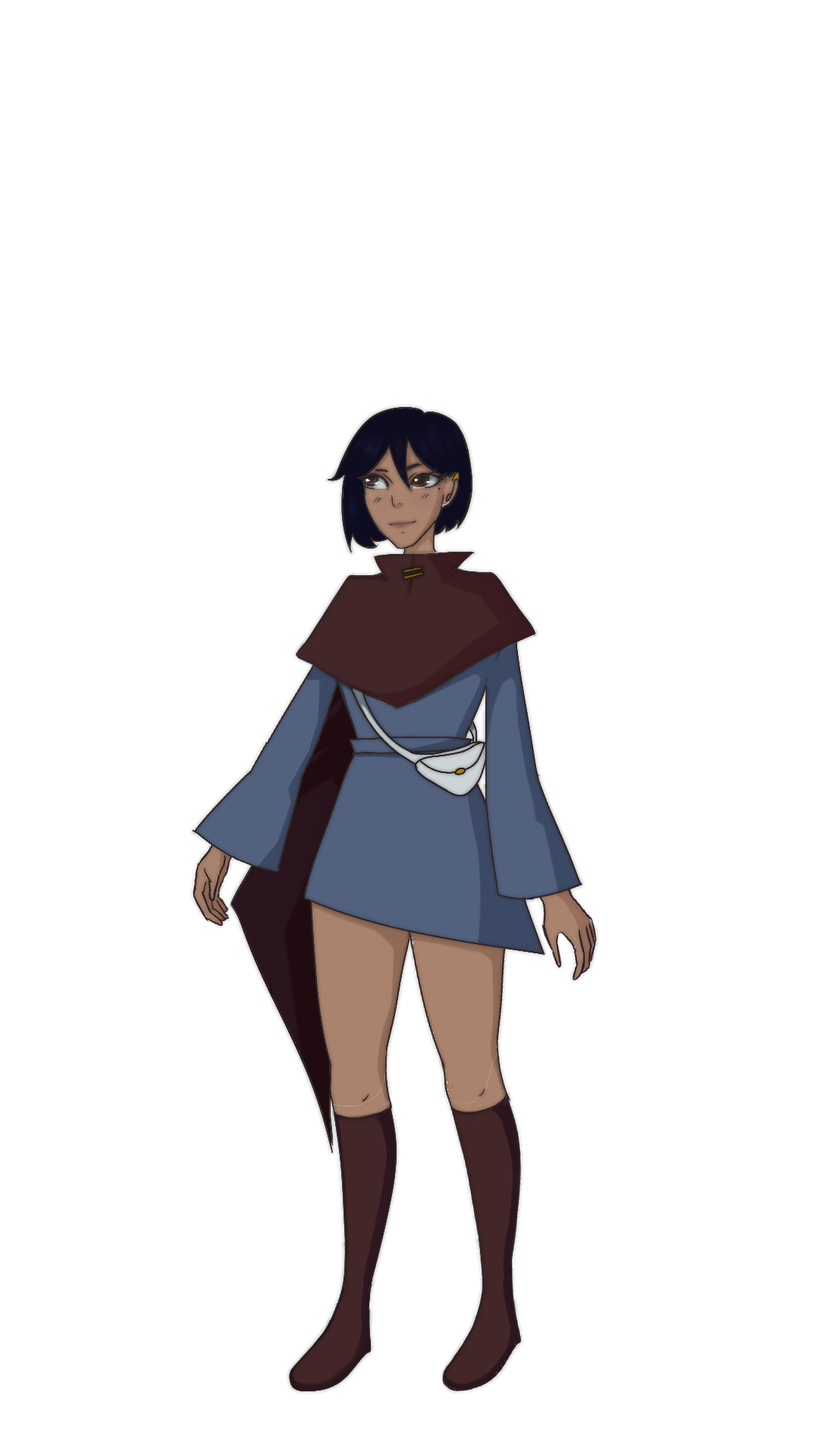
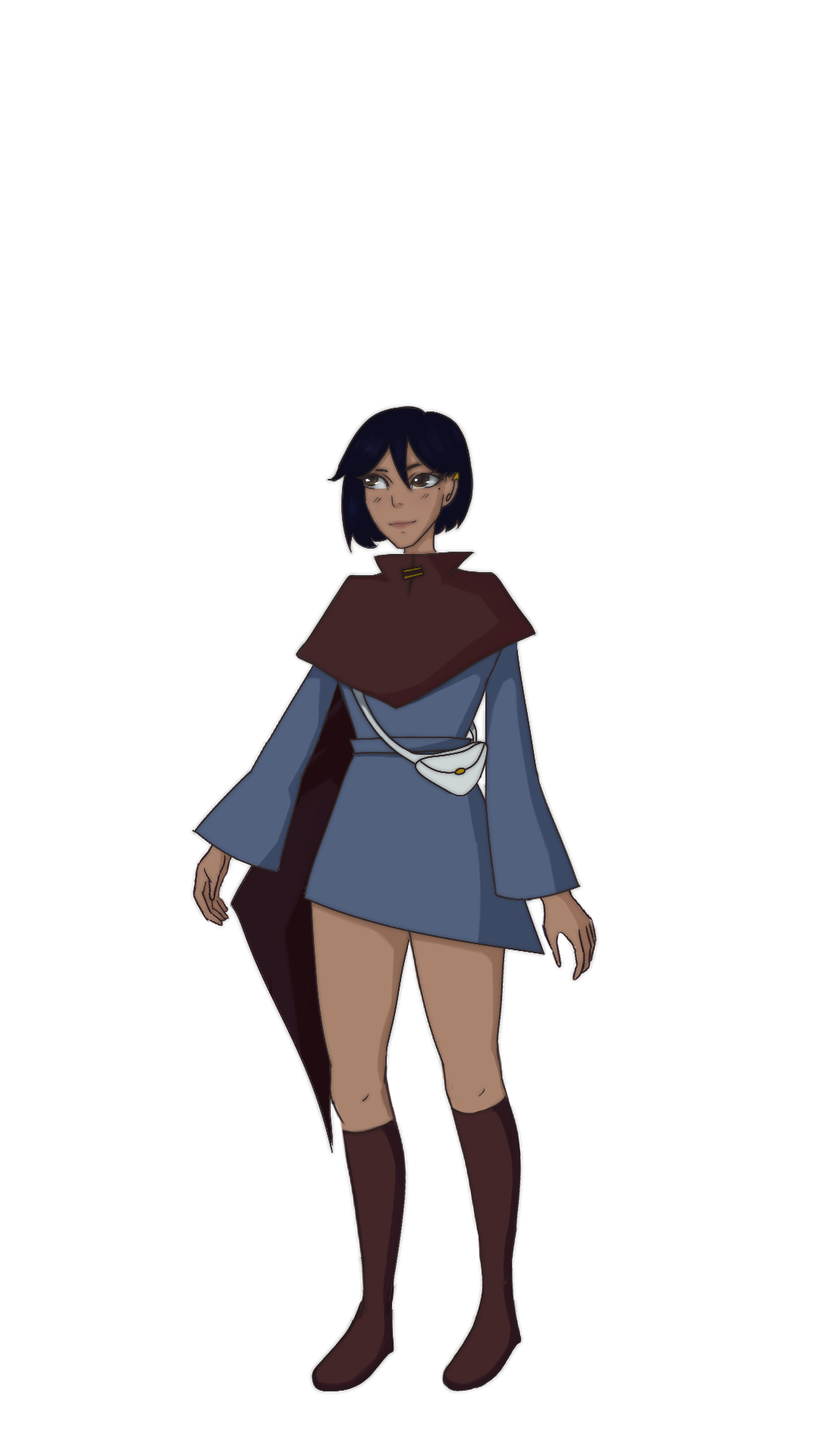
Layers edited between the first and the second (819, 1455) image:
painted on "Layer 24" over [414, 761, 489, 802]
renamed "Layer 17" to "Layer 25", painted on it over [303, 547, 539, 775]
moved "Right Arm" into group "Torso" over [479, 640, 586, 950]
moved "Layer 19" above "Layer 19 Copy", painted on it over [479, 773, 586, 905]
painted on "Layer 19 Copy" over [481, 640, 541, 814]
renamed "Layer 14 Copy 2" to "Layer 26", painted on it over [407, 853, 512, 1116]
painted on "Layer 14 Copy" over [441, 1038, 521, 1265]
painted on "Layer 14 Copy 3" over [448, 1225, 522, 1391]
painted on "Layer 14 Copy 4" over [330, 1064, 389, 1128]
moved "Layer 14" above "Layer 14 Copy 5", painted on it over [327, 931, 417, 1322]
painted on "Layer 14 Copy 5" over [285, 1268, 399, 1395]
moved "Layer 9" above "Layer 9 Copy", painted on it over [210, 742, 316, 877]
painted on "Layer 9 Copy" over [263, 665, 348, 782]
painted on "Layer 22" over [203, 845, 228, 924]
removed group "Head" (1 layers) over [331, 405, 474, 556]
renamed "Layer 5" to "Layer 27", moved it out of group "Head", painted on it over [331, 405, 474, 556]
